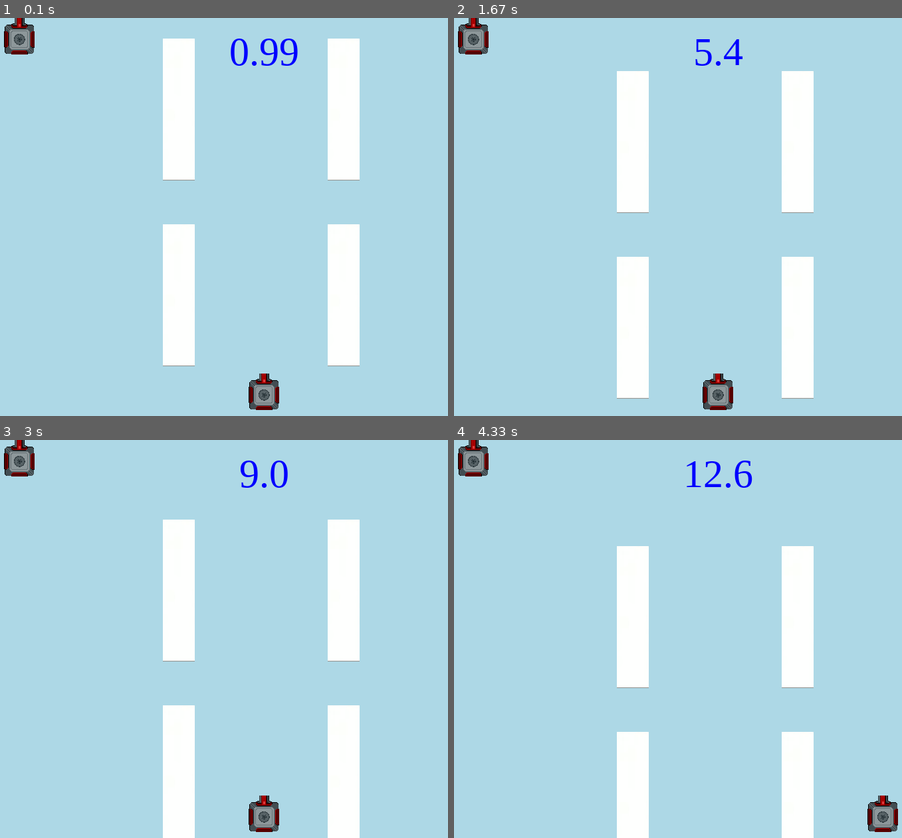
Above: before the commit, frames 1-4 (two rows, left to right).
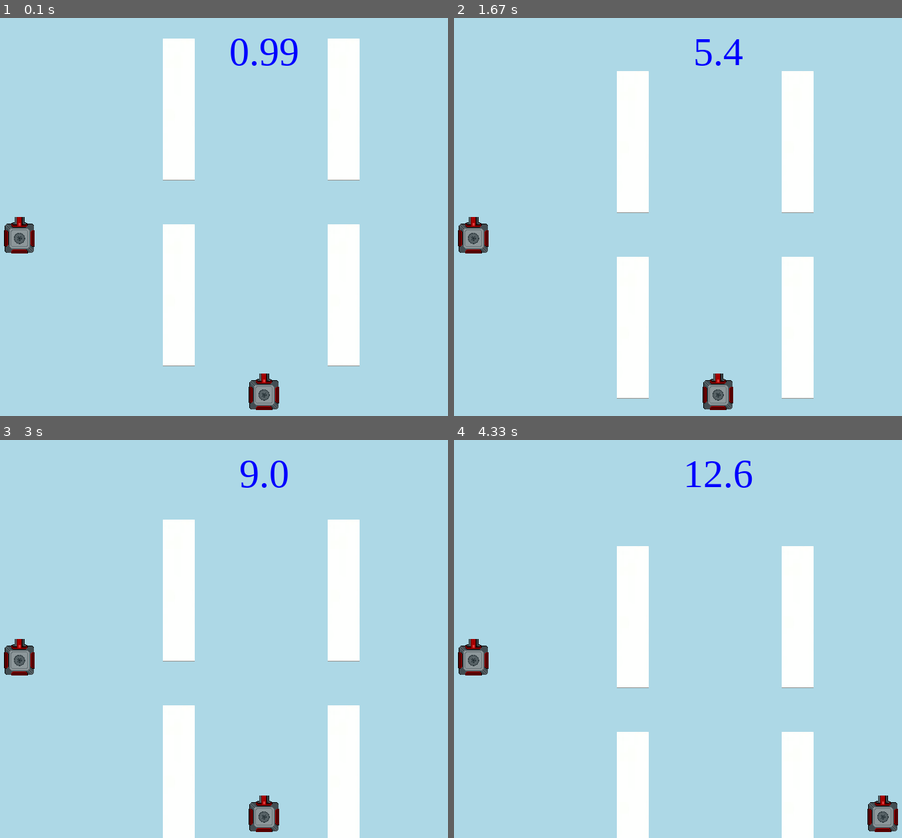
Above: after the commit, the same moments.

Repository: makuchaku/formula-one-racing-pygame
Game: pygame game, started from code/main.py
Same seed, same stepped clock (60 frames per second), same inputs: the game is played once before the commit and once after it.
Inputs:
- Up to frame 1 (0.1 s): no input
- Up to frame 2 (1.67 s): hold Right 0.33-0.8 s; hold Right 0.83-1.3 s; hold Left from 1.33 s (still down)
- Up to frame 3 (3 s): release Left at 1.87 s; hold Left 1.9-2.3 s; hold Right 2.33-2.97 s
- Up to frame 4 (4.33 s): hold Left 3-3.47 s; hold Right 3.5-3.97 s; hold Right from 4 s (still down)

The runs differ from the first frame. In frame 1, 1.1% of the frame differs, in the area x 0-8%, y 0-60%; in frame 2, 1.1%; in frame 3, 1.1%; in frame 4, 1.1%.

Commit message:
Better obstacles

Diff:
--- a/code/game.py
+++ b/code/game.py
@@ -6,7 +6,8 @@
 import time
 from obstacle import *
 import secrets
-# width_or_height = 500
+
+
 screen_width = 800
 screen_height = 600
 
@@ -14,8 +15,8 @@
 speed = 1000
 num_sprites = 5
 car_move_sprite = 248
-spot = random.randrange(0,3)
-print(spot)
+
+
 tanks = []
 rockets = []
 dividers = []
@@ -31,8 +32,8 @@
         pygame.font.init()
         window = pygame.display.set_mode((screen_width, screen_height))
         window.fill('light blue')
-        self.obstacle1 = Obstacle(self, 0, 0, sprite_box, "Obstacle1")
-        self.obstacle2 = Obstacle(self, 0, 0, sprite_box, "Obstacle2")
+        self.obstacle1 = Obstacle(self, 0, 300, sprite_box, "Obstacle1")
+        self.obstacle2 = Obstacle(self, 0, 300, sprite_box, "Obstacle2")
         # Init sound
         pygame.mixer.init()
         self.car = None
@@ -101,7 +102,7 @@
 
             # Draw obstacles
             self.obstacle1.draw()
-            # self.obstacle2.draw()
+            self.obstacle2.draw()
 
 
             for divider in dividers:
@@ -136,7 +137,8 @@
             for divider in dividers:
                 if divider.sprite_y == screen_height:
                     divider.sprite_y = 0
-
+                    self.obstacle1.sprite_x = self.obstacle1.choose_random_x()
+                    self.obstacle2.sprite_x = self.obstacle2.choose_random_x()
 
             self.show_message(str(self.car.distance_travelled))
 
--- a/code/obstacle.py
+++ b/code/obstacle.py
@@ -5,4 +5,9 @@
     def __init__(self, game, x, y, width, name):
         sprite_position = 2
         type = 'obstacle'
+        self.x_positions = [120, 368, 616]
         Sprite.__init__(self, game, x, y, width, sprite_position, name, type, 0)
+
+
+    def choose_random_x(self):
+       return self.x_positions[random.randrange(0, 3)]
